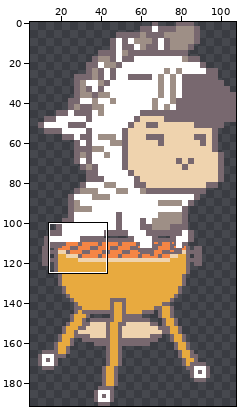
File history of a animated GIF sprite, assets/z2.gif. The first picture is a wide view before the edit; the outline marks the close-up.
Close-up. Old version:
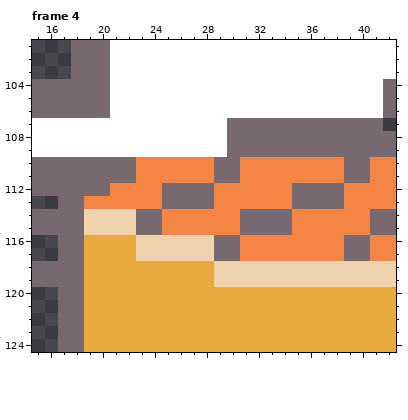
The file is 108x192 pixels, 4 frames. Shown: frame 4: x 15..42, y 101..124. The wide view leaves out empty margins.
After:
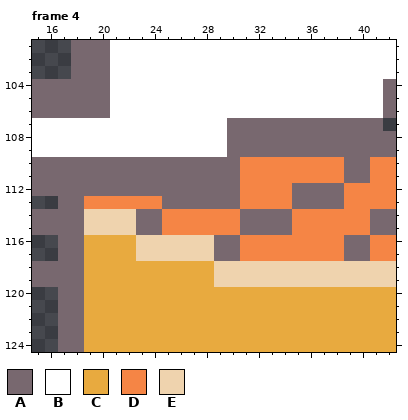
Palette (. is transparent): A #78686f  B #ffffff  C #e8aa3f  D #f58545  E #efd3ae
Author's note on the commit: fixed missing outline
What changed:
Frame 4:
Colour D becomes colour A in rows 110 to 111 at x 23 to 28; in row 112 at x 21 to 24 and 29 to 30; in row 113 at x 29 to 30.
